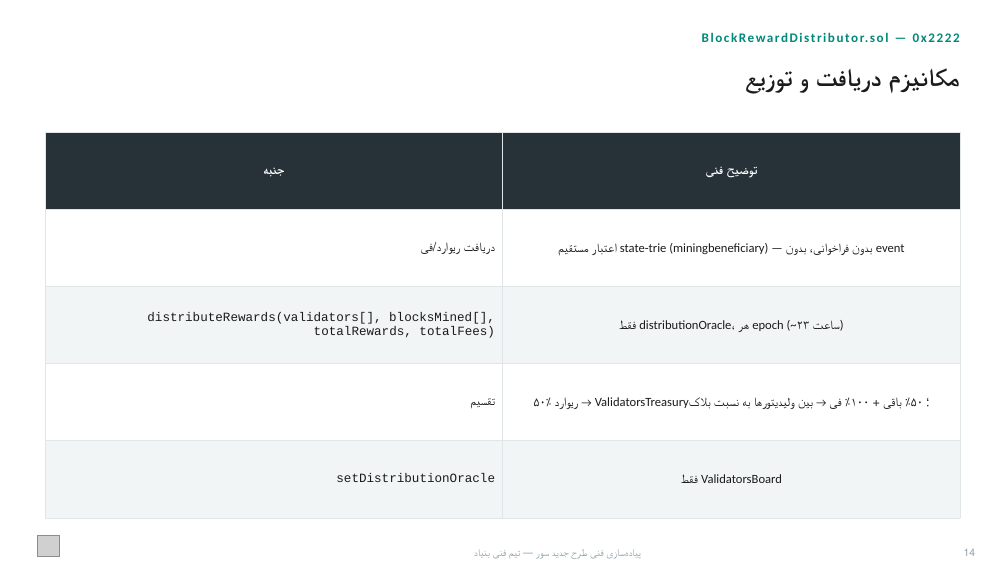
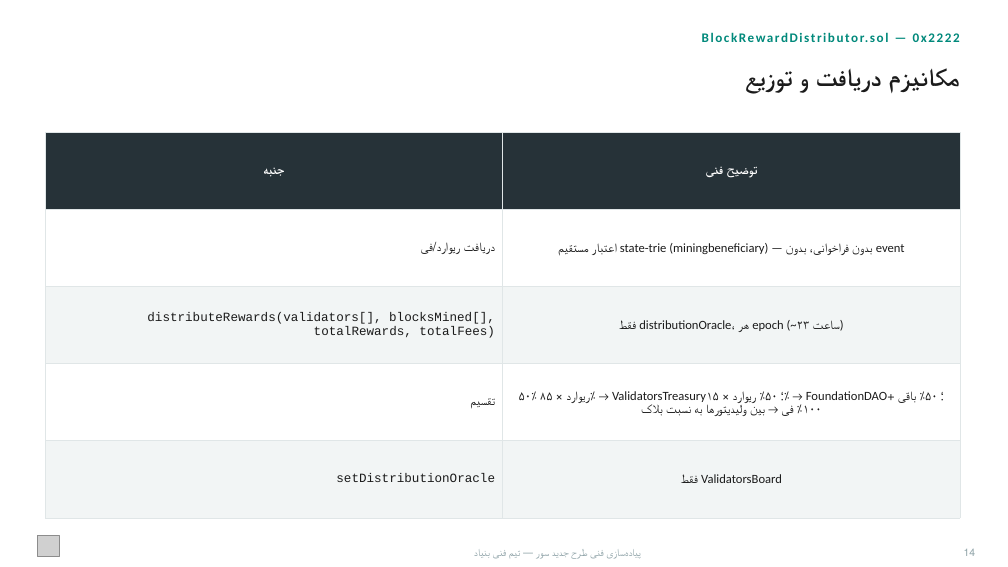
Before and after one commit to Sur-network/sur-new, a slide deck: slide 15 of presentations/Sur - Technical Team Presentation.pptx. Drawn at 1008x567 pixels with LibreOffice and Linux fonts; fonts in the diff are those of the drawing; grey boxes stand for pictures. Boxes give left, top, right and bottom in pixels: in the first picture for what was removed or moved away, otherwise in the second. Text is boxed around its words. In the diff, an @@ line names an element or a change of style, - is before the commit and + after.

```diff
--- a/presentations/Sur - Technical Team Presentation.pptx
+++ b/presentations/Sur - Technical Team Presentation.pptx
@@ table at (45, 132, 960, 518) @@
-row 4, column 2: ۵۰٪ ریوارد → ValidatorsTreasury؛ ۵۰٪ باقی + ۱۰۰٪ فی → بین ولیدیتورها به نسبت بلاک
+row 4, column 2: ۵۰٪ ریوارد × ۸۵٪ → ValidatorsTreasury؛ ۵۰٪ ریوارد × ۱۵٪ → FoundationDAO؛ ۵۰٪ باقی + ۱۰۰٪ فی → بین ولیدیتورها به نسبت بلاک
```
Also in this commit, not shown: 1 other slide changed, 20 other files.
